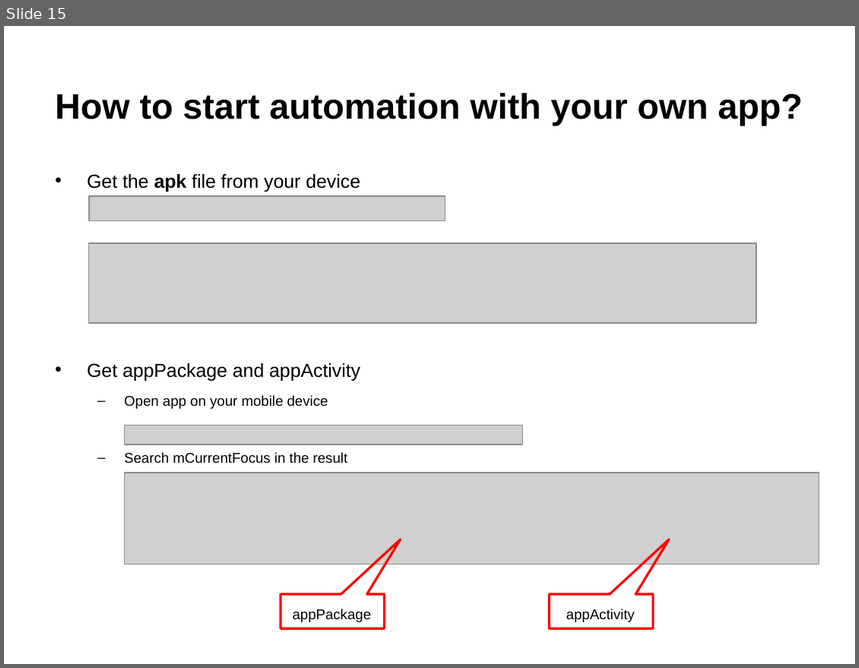
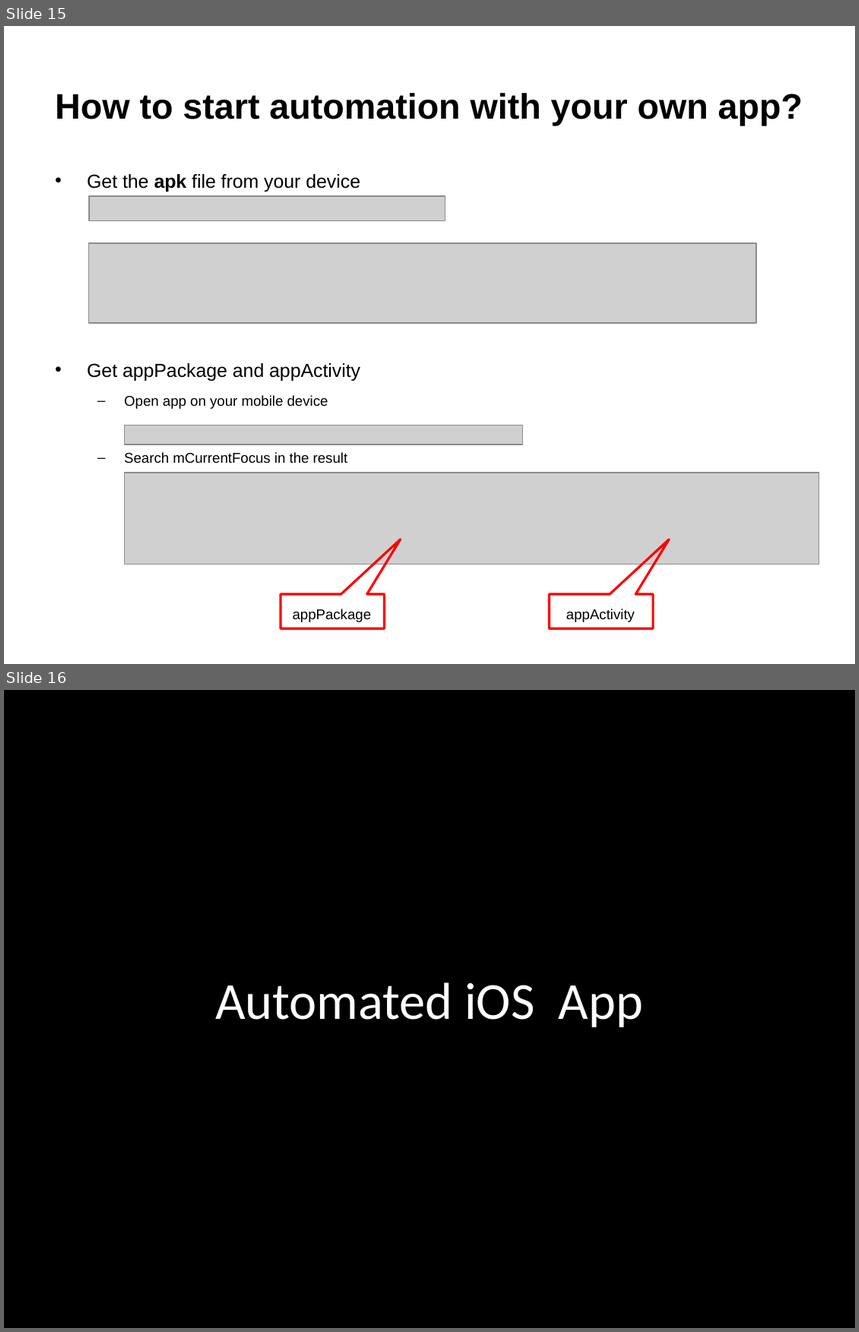
Before and after one commit to blackcatcoe/robot-mobile, a slide deck: Robot-Mobile.pptx. Shown one above the other, each under a label of ours: slide 15 before the commit, slides 15 and 16 after it. The pictures are 859x668 and 859x1332 pixels, drawn with LibreOffice and Linux fonts; fonts in the diff are those of the drawing; grey boxes stand for pictures. Boxes give left, top, right and bottom in pixels: in the first picture for what was removed or moved away, otherwise in the second. Text is boxed around its words. In the diff, an @@ line names an element or a change of style, - is before the commit and + after.

```diff
--- a/Robot-Mobile.pptx
+++ b/Robot-Mobile.pptx
@@ slide 16 added at bbox=[4, 690, 855, 1328], background #000000 @@
@@ title added at bbox=[215, 983, 643, 1027], 44 pt, text #FFFFFF @@
+Automated iOS App
```
Also in this commit, not shown: 1 slide changed, 3 other slides added, 2 other files.
